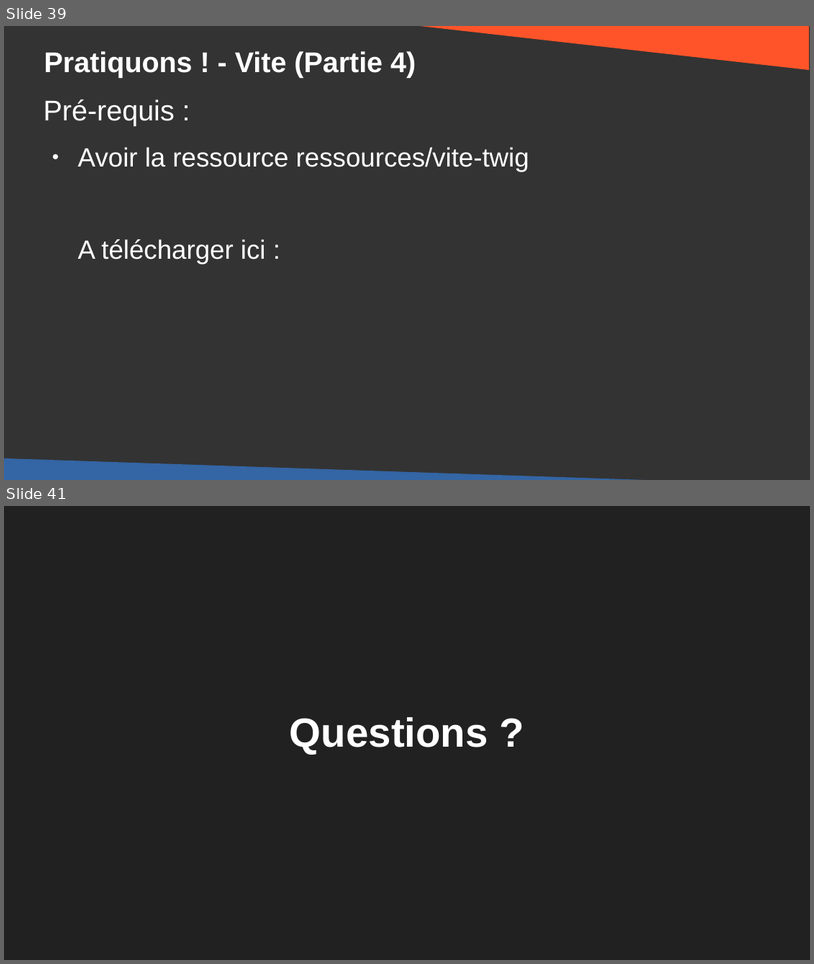
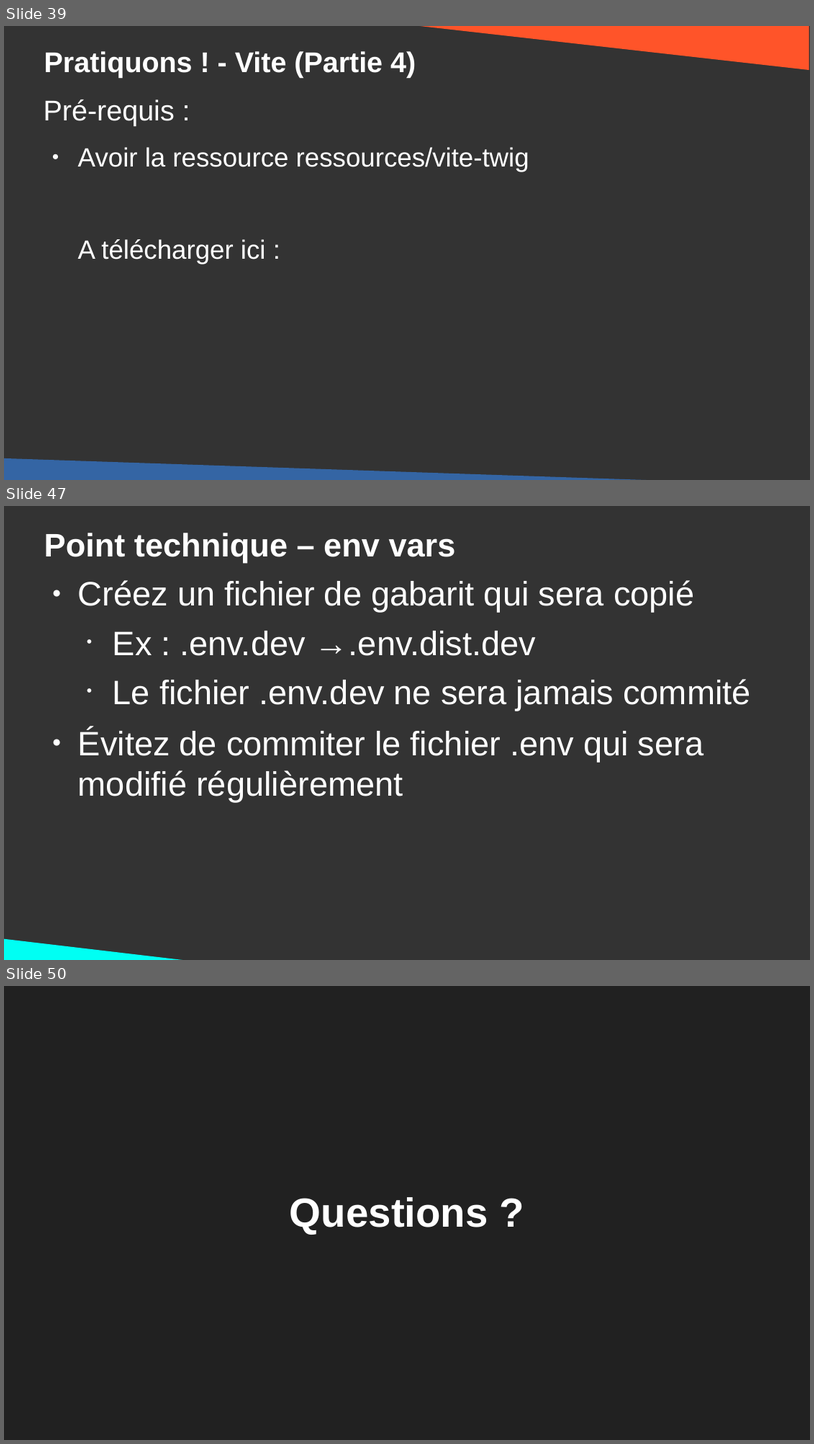
Before and after one commit to DanYellow/cours, a slide deck: developpement-front-s5/travaux-pratiques/numero-4/presentation.odp. Shown one above the other, each under a label of ours: slides 39 and 41 before the commit, slides 39, 47 and 50 after it; the slides between them are not shown. The pictures are 814x964 and 814x1444 pixels, drawn with LibreOffice and Linux fonts; fonts in the diff are those of the drawing. Boxes give left, top, right and bottom in pixels: in the first picture for what was removed or moved away, otherwise in the second. Text is boxed around its words. In the diff, an @@ line names an element or a change of style, - is before the commit and + after.

```diff
--- a/developpement-front-s5/travaux-pratiques/numero-4/presentation.odp
+++ b/developpement-front-s5/travaux-pratiques/numero-4/presentation.odp
@@ slide 47 added at (4,506,810,960), background #333333 @@
@@ title added at (44,533,456,562), 32 pt, text #FFFFFF, bold @@
+Point technique – env vars
@@ text added at (78,580,751,802), 33.3 pt, text #FFFFFF @@
+● Créez un fichier de gabarit qui sera copié
+  • Ex : .env.dev →.env.dist.dev
+  • Le fichier .env.dev ne sera jamais commité
+● Évitez de commiter le fichier .env qui sera modifié régulièrement
@@ right triangle added at (4,921,268,960), fill #00FFF3 @@
@@ what was slide 41 is now slide 50 @@
```
Also in this commit, not shown: 5 slides changed, 8 other slides added, 3 other files.
